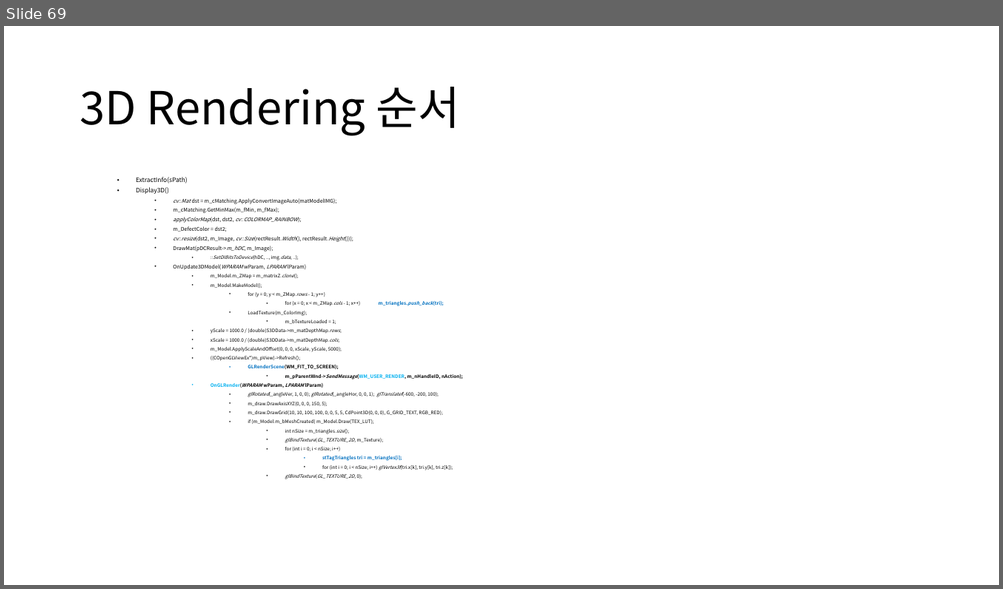
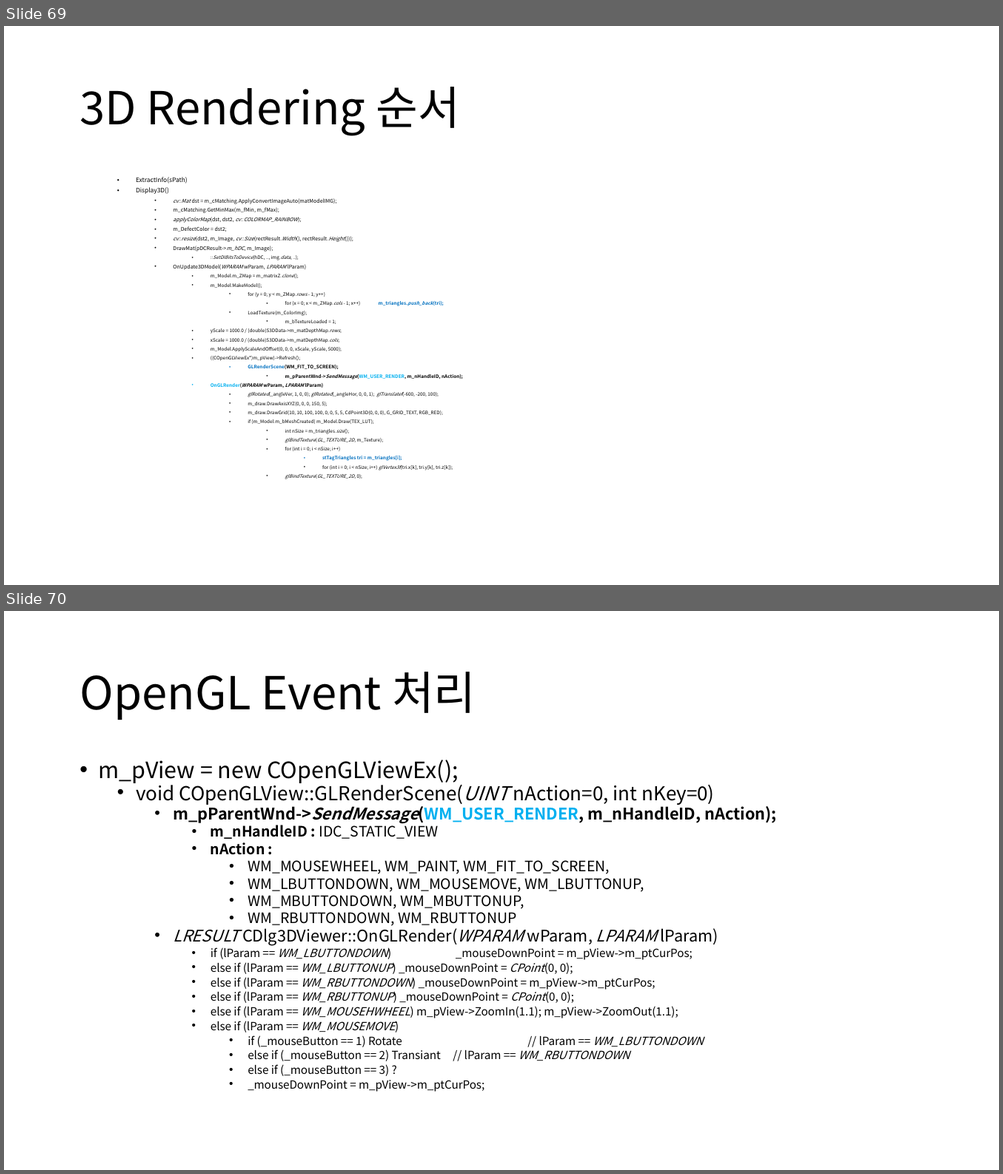
Before and after one commit to ShinYongDae/MyJob, a slide deck: Zygo Software개발.pptx. Shown one above the other, each under a label of ours: slide 69 before the commit, slides 69 and 70 after it. The pictures are 1003x589 and 1003x1174 pixels, drawn with LibreOffice and Linux fonts; fonts in the diff are those of the drawing. Boxes give left, top, right and bottom in pixels: in the first picture for what was removed or moved away, otherwise in the second. Text is boxed around its words. In the diff, an @@ line names an element or a change of style, - is before the commit and + after.

```diff
--- a/Zygo Software개발.pptx
+++ b/Zygo Software개발.pptx
@@ slide 70 added at (4,611,999,1170), background #FFFFFF @@
@@ title added at (79,672,475,720), 44 pt, text #000000 @@
+OpenGL Event 처리
@@ text added at (99,760,776,1092), 10.8 pt, text #000000 @@
+• m_pView = new COpenGLViewEx();
+  • void COpenGLView::GLRenderScene(UINT nAction=0, int nKey=0)
+    • m_pParentWnd->SendMessage(WM_USER_RENDER, m_nHandleID, nAction);
+      • m_nHandleID : IDC_STATIC_VIEW
+      • nAction :
+        • WM_MOUSEWHEEL, WM_PAINT, WM_FIT_TO_SCREEN,
+        • WM_LBUTTONDOWN, WM_MOUSEMOVE, WM_LBUTTONUP,
+        • WM_MBUTTONDOWN, WM_MBUTTONUP,
+        • WM_RBUTTONDOWN, WM_RBUTTONUP
+    • LRESULT CDlg3DViewer::OnGLRender(WPARAM wParam, LPARAM lParam)
+      • if (lParam == WM_LBUTTONDOWN) _mouseDownPoint = m_pView->m_ptCurPos;
+      • else if (lParam == WM_LBUTTONUP) _mouseDownPoint = CPoint(0, 0);
+      • else if (lParam == WM_RBUTTONDOWN) _mouseDownPoint = m_pView->m_ptCurPos;
+      • else if (lParam == WM_RBUTTONUP) _mouseDownPoint = CPoint(0, 0);
+      • else if (lParam == WM_MOUSEHWHEEL) m_pView->ZoomIn(1.1); m_pView->ZoomOut(1.1);
+      • else if (lParam == WM_MOUSEMOVE)
+        • if (_mouseButton == 1) Rotate // lParam == WM_LBUTTONDOWN
+        • else if (_mouseButton == 2) Transiant // lParam == WM_RBUTTONDOWN
+        • else if (_mouseButton == 3) ?
+        • _mouseDownPoint = m_pView->m_ptCurPos;
```
Also in this commit, not shown: 2 other files.
